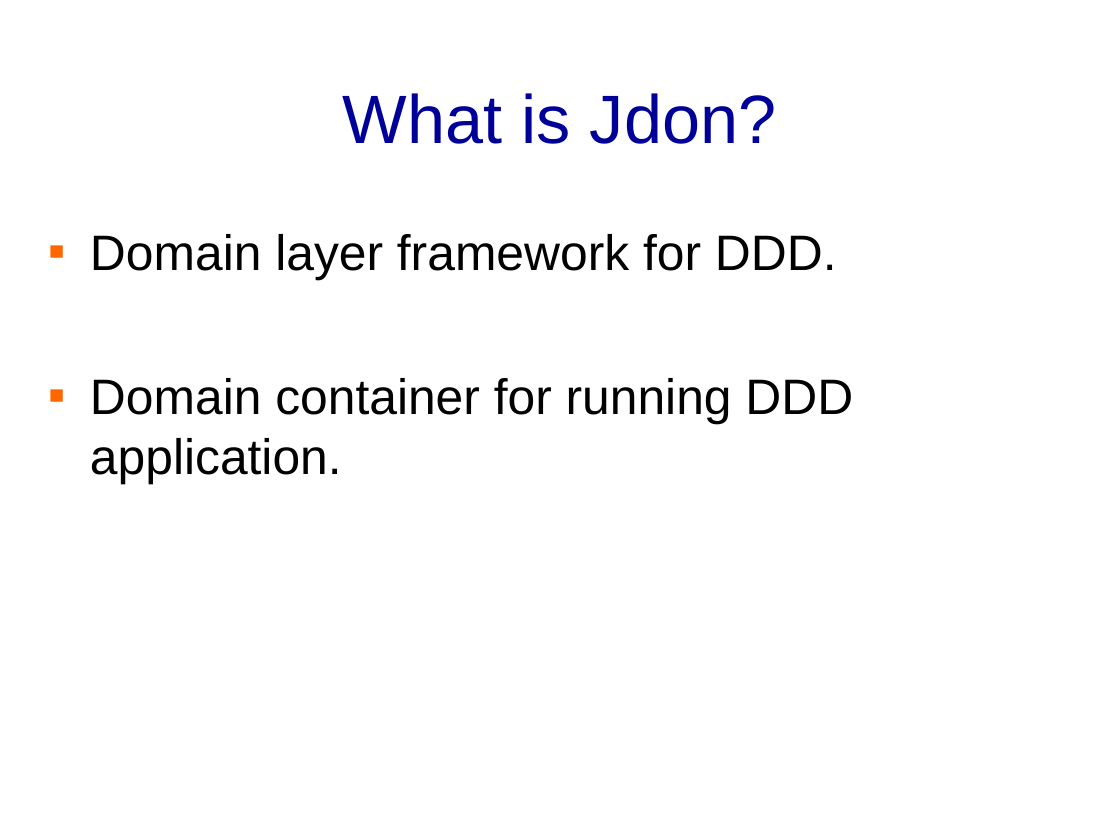
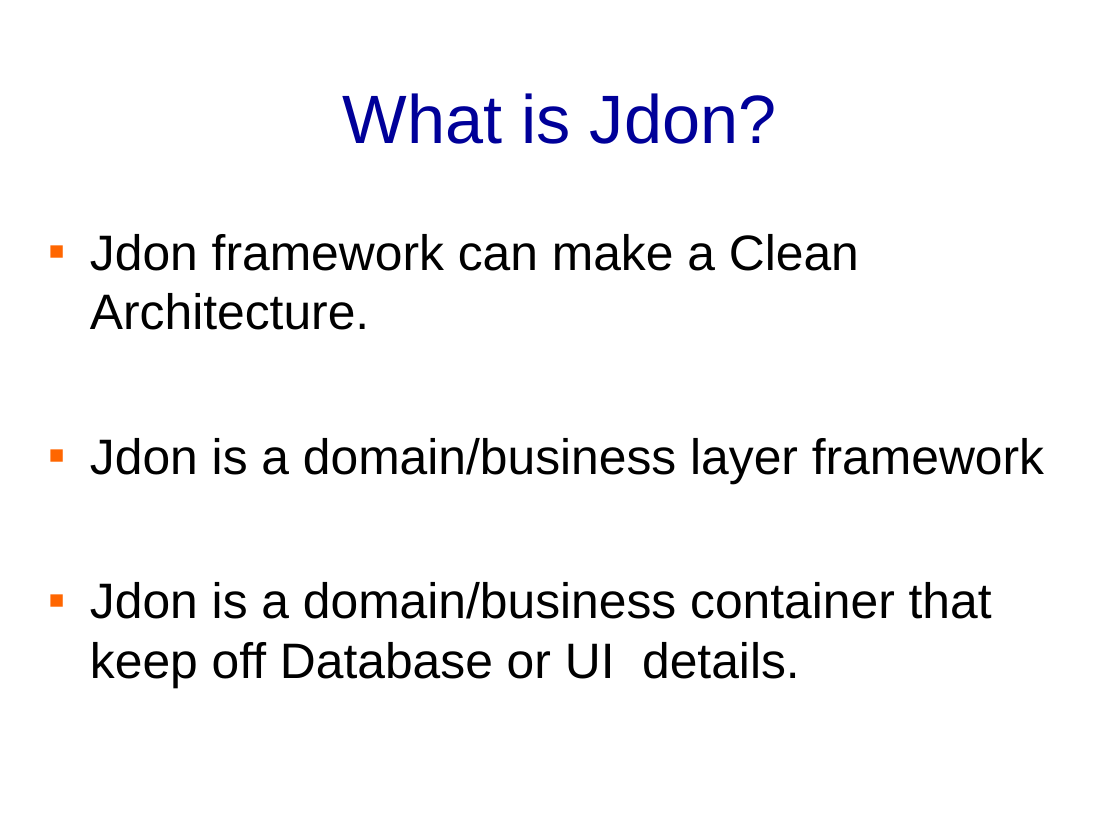
Before and after one commit to banq/jdonframework, a slide deck: slide 6 of doc/english/JdonFramework.ppt (slide 10 before the commit). Drawn at 1120x840 pixels with LibreOffice and Linux fonts; fonts in the diff are those of the drawing; background and template pictures are left out. Boxes give left, top, right and bottom in pixels: in the first picture for what was removed or moved away, otherwise in the second. Text is boxed around its words. In the diff, an @@ line names an element or a change of style, - is before the commit and + after.

```diff
--- a/doc/english/JdonFramework.ppt
+++ b/doc/english/JdonFramework.ppt
@@ text at (x1=90, y1=234, x2=1044, y2=688): text changed @@
-▪ Domain layer framework for DDD.
-▪ Domain container for running DDD application.
+▪ Jdon framework can make a Clean Architecture.
+▪ Jdon is a domain/business layer framework
+▪ Jdon is a domain/business container that keep off Database or UI details.
```
Also in this commit, not shown: 8 other slides changed, 5 slides added, 4 slides removed, 2 other files.
